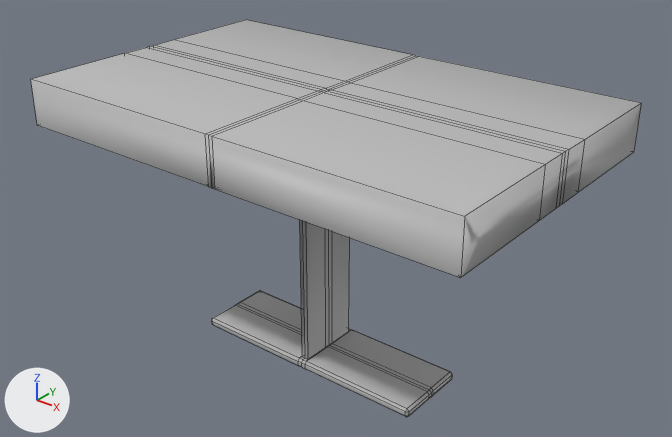
One commit to the FBX model Assets/Models/GasStation/GasStationRoof.fbx: the scene before it, then after it.
Camera for both pictures: a 50 mm camera at (8.66, -10.55, 9.19) aimed at (0.08, 0.17, 2.54). The lights are fixed; the arrows at lower left show +X, +Y and +Z. Mesh edges are drawn as thin lines. Where no turn or scale is listed for an object, it has been applied to the vertices.

Names of what the first picture shows: 'Station_Roof'.
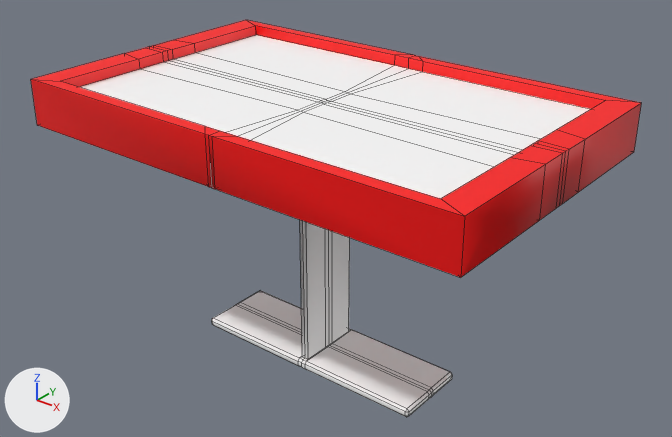
Patch to the scene script:
```diff
--- a/Assets/Models/GasStation/GasStationRoof.fbx.py
+++ b/Assets/Models/GasStation/GasStationRoof.fbx.py
@@ mat_lambert3 @@
+mat_lambert3 = principled_material('lambert3')
+mat_lambert3.base_color = (1.0, 1.0, 1.0)  # white #ffffff
@@ mat_lambert5 @@
+mat_lambert5 = principled_material('lambert5')
+mat_lambert5.base_color = (1.0, 0.0, 0.0)  # red #ff0000
@@ me_mesh @@
 # used by ob_station_roof; location = (0.0, 0.0, 0.0)
-me_mesh.from_pydata(...)  # 189 vertices, 184 faces; spans x -4.0..4.0, y -2.46..2.46, z 0.0..4.75
+me_mesh.from_pydata(...)  # 229 vertices, 224 faces; spans x -4.0..4.0, y -2.46..2.46, z 0.0..4.75
+# me_mesh part 1
+# 13 vertices are removed from x -0.06..0.06, y -0.56..0.56, z 4.75
+# 24 faces are deleted
+# 2 vertices move from x 0.0, y -0.56..0.56, z 4.75 to x 0.0, y -2.23..2.23, z 4.75
+# 35 vertices are added at x -3.54..3.54, y -2.23..2.23, z 4.57
+# 18 new vertices lie (0.0, 0.0, 0.18) away from vertices in x -3.54..3.54, y -2.23..2.23, z 4.57
+# 24 new faces join them, mat_lambert3 (white #ffffff)
+# 40 new faces join them, mat_lambert5 (red #ff0000)
+# me_mesh part 2: 92 faces spanning x -2.18..2.18, y -0.67..0.67, z 0.0..3.97 switch from mat_lambert1 (grey #bcbcbc) to mat_lambert3 (white #ffffff)
+# me_mesh part 3: 64 faces spanning x -4.0..4.0, y -2.46..2.46, z 3.97..4.75 switch from mat_lambert1 (grey #bcbcbc) to mat_lambert5 (red #ff0000)
```

What differs and where, as boxes (x1, y1, x2, y2) in the pictures (672 x 437 px):
part 1 of me_mesh, built on
    both: (32, 20, 641, 216)
part 2 of me_mesh, recoloured
    both: (212, 220, 452, 417)
part 3 of me_mesh, recoloured (grey to red)
    both: (31, 79, 641, 277)
